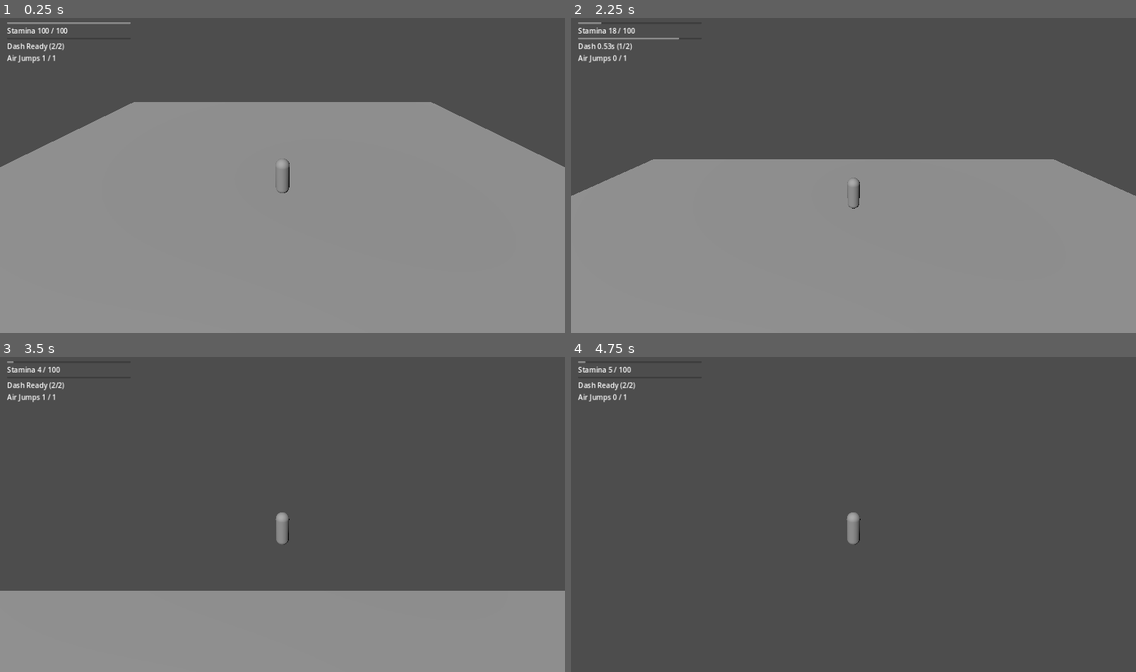
Above: before the commit, frames 1-4 (two rows, left to right).
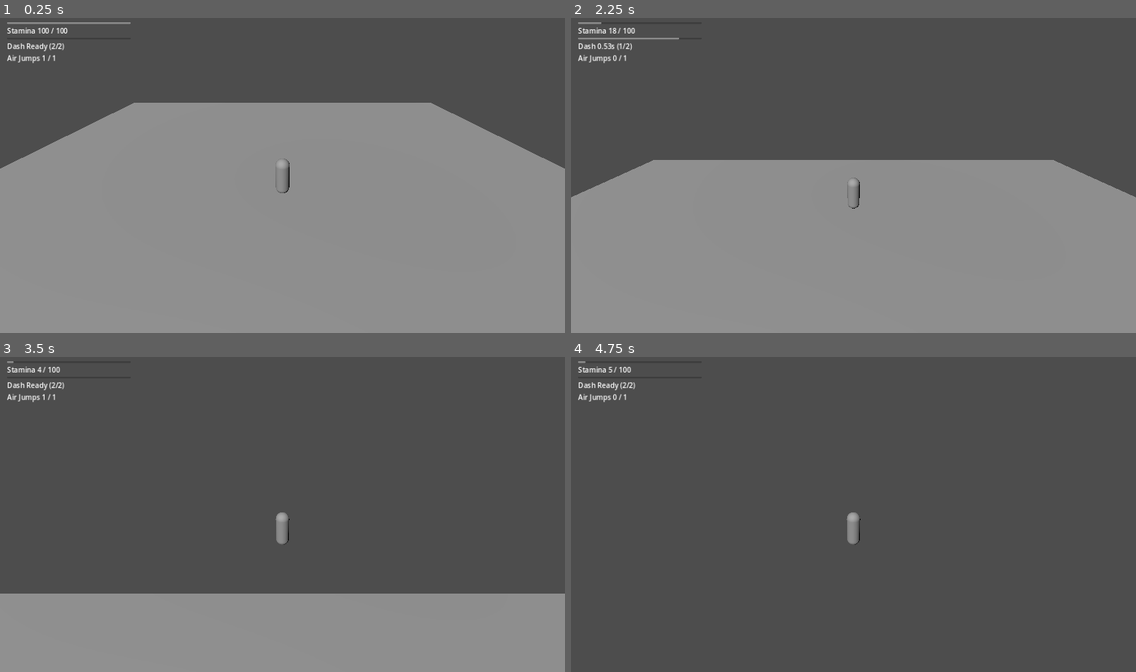
Above: after the commit, the same moments.

Repository: thegoatleroyjenkins/arpg-game
Game: Godot game, scene res://prototype3d/main_3d.tscn
Two runs of this game, one before a commit and one after it. Both use one fixed random seed, a clock stepped at 60 frames per second and the inputs below. This scene is started directly instead of the project's main scene.
Inputs (mouse positions are in pixels of both pictures, inside the frame that each line leads up to):
- Up to frame 1 (0.25 s): no input
- Up to frame 2 (2.25 s): tap Enter (ui_accept) at 0.5 s; move the mouse to (881, 172) at 0.52 s; hold W (move_up) from 0.53 s (still down); tap Space (jump) at 0.6, 0.77, 1.07, 1.52, 1.55, 1.82 s; move the mouse to (825, 175) at 1.27 s; click (825, 175) at 1.35 s; move the mouse to (864, 169) at 2.02 s; tap Q (dash) at 2.1 s
- Up to frame 3 (3.5 s): keep holding W (move_up); tap Space (jump) at 2.3, 3.02, 3.05, 3.32 s; move the mouse to (276, 517) at 2.77 s; tap Shift (sprint) at 2.85 s
- Up to frame 4 (4.75 s): keep holding W (move_up); move the mouse to (893, 517) at 3.52 s; tap Space (jump) at 3.6, 3.77, 4.07, 4.52, 4.55 s; move the mouse to (808, 508) at 4.27 s; click (808, 508) at 4.35 s

The runs differ from the first frame. In frame 1, 0.3% of the frame differs, in the area x 0-100%, y 26-48%; in frame 2, 0.3%; in frame 3, 0.9%, in the area x 0-100%, y 74-76%; in frame 4, less than 0.1%.

Commit message:
Add data-driven 3D jump apex hang-time tuning

Diff:
--- a/prototype3d/player_3d.gd
+++ b/prototype3d/player_3d.gd
@@ -65,7 +65,7 @@
 	# Gravity + coyote time for forgiving jumps after stepping off ledges.
 	if was_on_floor:
 		coyote_time_left = tuning.coyote_time
-		var reset_air_jumps := max(0, tuning.max_air_jumps)
+		var reset_air_jumps: int = max(0, tuning.max_air_jumps)
 		if air_jumps_left != reset_air_jumps:
 			air_jumps_left = reset_air_jumps
 			_emit_air_jumps_changed()
@@ -75,6 +75,9 @@
 		# Variable jump height: releasing jump early makes ascent fall off faster.
 		if velocity.y > 0.0 and not _is_jump_pressed():
 			gravity_scale = tuning.jump_release_gravity_multiplier
+		# Apex hang: near the top of a jump, reduce gravity for cleaner aerial control.
+		elif absf(velocity.y) <= tuning.jump_apex_vertical_speed_threshold:
+			gravity_scale = tuning.jump_apex_gravity_multiplier
 		velocity.y -= tuning.gravity * gravity_scale * delta
 		velocity.y = max(velocity.y, -tuning.max_fall_speed)
 
--- a/prototype3d/player_tuning_3d.gd
+++ b/prototype3d/player_tuning_3d.gd
@@ -9,6 +9,8 @@
 @export var jump_buffer_time: float = 0.12
 @export var max_air_jumps: int = 1
 @export var jump_release_gravity_multiplier: float = 2.2
+@export var jump_apex_gravity_multiplier: float = 0.7
+@export var jump_apex_vertical_speed_threshold: float = 1.0
 @export var max_fall_speed: float = 18.0
 
 @export_group("Movement Feel")
--- a/prototype3d/stamina_hud_3d.gd
+++ b/prototype3d/stamina_hud_3d.gd
@@ -71,6 +71,6 @@
 		dash_cooldown_label.text = "Dash %.2fs (%d/%d)" % [remaining, dash_charges_current, dash_charges_max]
 
 func _on_air_jumps_changed(current: int, max_value: int) -> void:
-	var clamped_max := max(0, max_value)
-	var clamped_current := clampi(current, 0, clamped_max)
+	var clamped_max: int = max(0, max_value)
+	var clamped_current: int = clampi(current, 0, clamped_max)
 	air_jump_label.text = "Air Jumps %d / %d" % [clamped_current, clamped_max]
Not shown, changed: README.md
